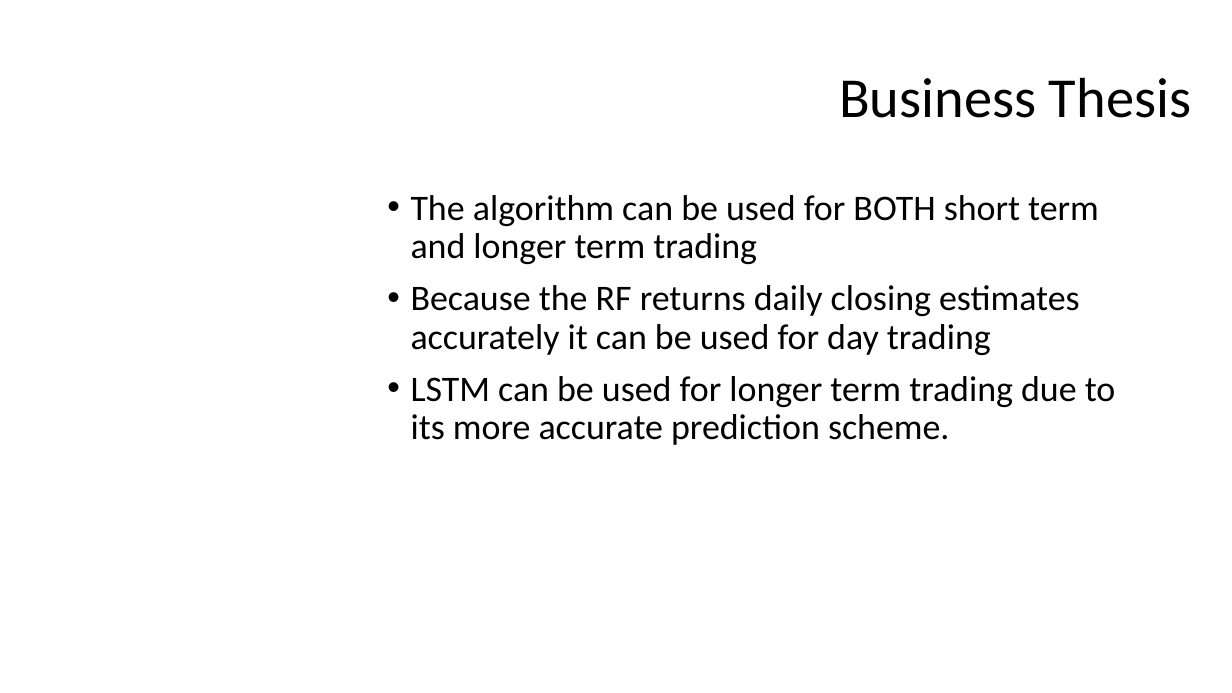
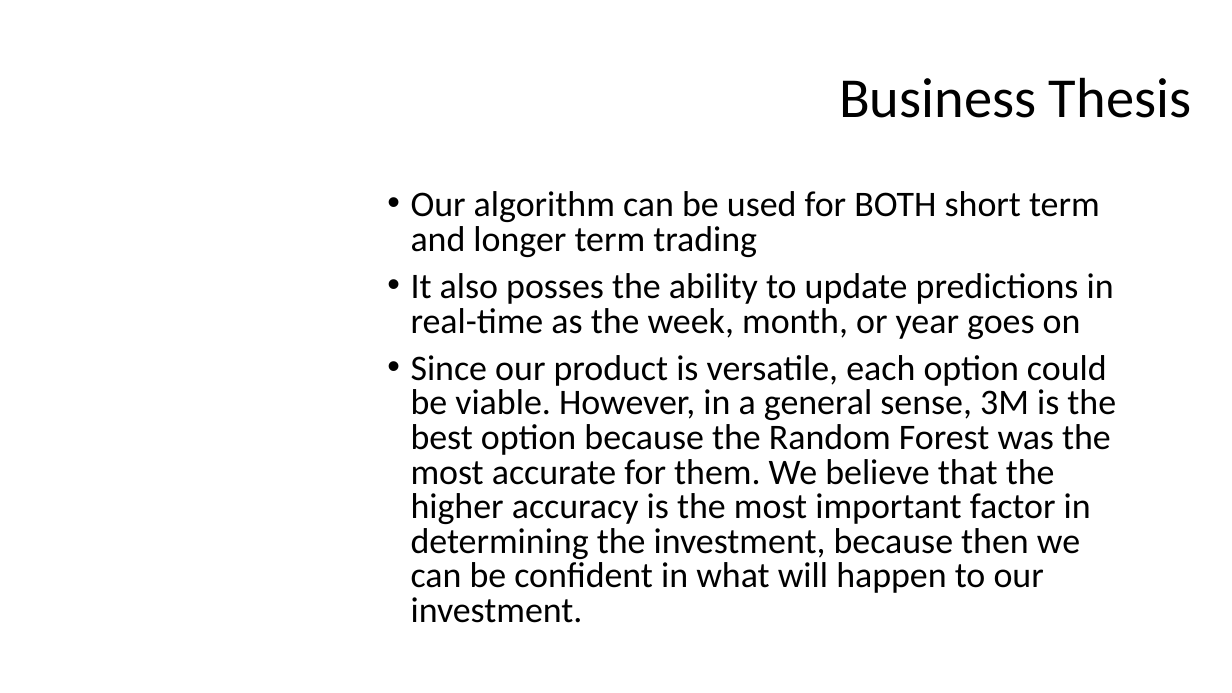
Before and after one commit to FSSoar/IlliniDatathon2019, a slide deck: slide 6 of Team 12 Datathon Presentation.pptx. Drawn at 1232x693 pixels with LibreOffice and Linux fonts; fonts in the diff are those of the drawing; background and template pictures are left out. Boxes give left, top, right and bottom in pixels: in the first picture for what was removed or moved away, otherwise in the second. Text is boxed around its words. In the diff, an @@ line names an element or a change of style, - is before the commit and + after.

```diff
--- a/Team 12 Datathon Presentation.pptx
+++ b/Team 12 Datathon Presentation.pptx
@@ text at bbox=[411, 191, 1116, 623]: text changed @@
-• The algorithm can be used for BOTH short term and longer term trading
-• Because the RF returns daily closing estimates accurately it can be used for day trading
-• LSTM can be used for longer term trading due to its more accurate prediction scheme.
+• Our algorithm can be used for BOTH short term and longer term trading
+• It also posses the ability to update predictions in real-time as the week, month, or year goes on
+• Since our product is versatile, each option could be viable. However, in a general sense, 3M is the best option because the Random Forest was the most accurate for them. We believe that the higher accuracy is the most important factor in determining the investment, because then we can be confident in what will happen to our investment.
```
Also in this commit, not shown: 3 other slides changed.
